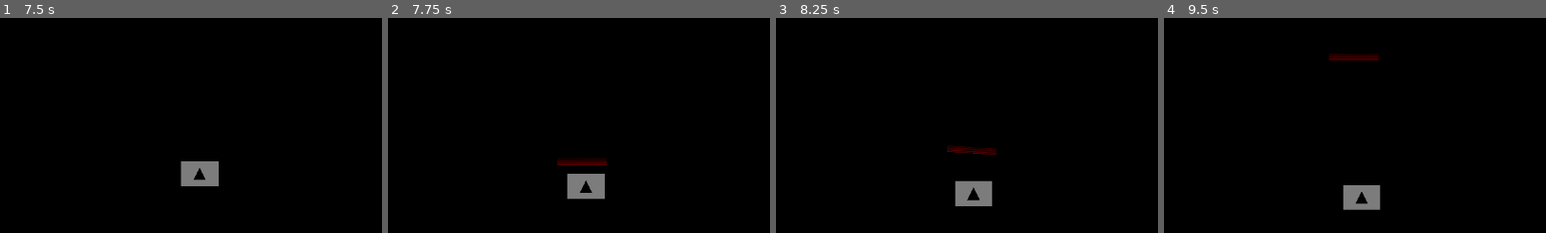
Above: before the commit, frames 1-4 (left to right).
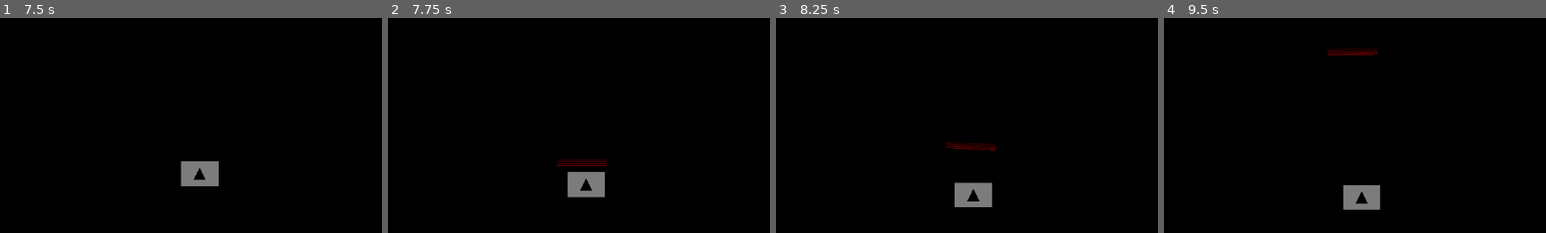
Above: after the commit, the same moments.

Repository: mojunikatowynick/PinkyCrusher
Game: Godot game, scene res://Scenes/main.tscn
The game is run twice, just before and just after one commit, with the same random seed, the same clock (stepped at 60 frames per second) and the same inputs.
Inputs:
- Up to frame 1 (7.5 s): hold W (Forward) 0.53-1.28 s; tap A (StrafeL) at 0.6, 3.6, 6.6 s; hold S (Back) 1.28-2.03 s; tap D (StrafeR) at 1.35, 4.35, 7.35 s; tap Enter at 2, 3.5, 7.25 s; hold W (Forward) 2.03-3.53 s; tap Q (TurnL) at 2.1, 5.1 s; tap Space at 2.75, 5 s; tap E (TurnR) at 2.85, 5.85 s; hold S (Back) 3.53-5.78 s; hold W (Forward) from 5.78 s (still down)
- Up to frame 2 (7.75 s): keep holding W (Forward)
- Up to frame 3 (8.25 s): release W (Forward) at 8.03 s; hold S (Back) from 8.03 s (still down); tap Q (TurnL) at 8.1 s
- Up to frame 4 (9.5 s): keep holding S (Back); tap E (TurnR) at 8.85 s
The pictures show only the part of the screen within x 24-74%, y 11-61%; the shares and areas given below are measured in that part.

Frame 1 is identical in both runs. In frame 2, 0.7% of the frame differs, in the area x 44-58%, y 65-85%; in frame 3, 0.7%, in the area x 44-58%, y 57-88%; in frame 4, 0.6%.

Commit message:
bounce fix

Diff:
--- a/Scenes/joe.gd
+++ b/Scenes/joe.gd
@@ -31,21 +31,18 @@
 		var tran_x = transform.x * Input.get_axis("StrafeL", "StrafeR")
 		var tran_y = transform.y * Input.get_axis("Forward", "Back")
 		var tran = tran_x + tran_y
-		#print(velocity.length())
 		velocity = tran.normalized() * joe_speed
 		rotation += rotation_direction * joe_turn_speed * delta
 
 func collider():
-	var vel = get_last_motion()
+
 	if get_slide_collision_count() > 0:
 		bounce = true
 		var collision = get_slide_collision(0)
 		if collision != null:
-			var bounce_dir = vel.bounce(collision.get_normal()).normalized()
-			move_and_collide(vel.bounce(collision.get_normal()))
-			await get_tree().create_timer(0.3).timeout
+			move_and_collide(velocity.bounce(collision.get_normal()).normalized())
+			await get_tree().create_timer(0.5).timeout
 			bounce = false
-			print(vel.bounce(collision.get_normal()), bounce_dir)
 
 
 #func collision_wall():
--- a/Scenes/joe.tscn
+++ b/Scenes/joe.tscn
@@ -16,6 +16,9 @@
 visibility_layer = 2
 collision_layer = 2
 collision_mask = 3
+motion_mode = 1
+slide_on_ceiling = false
+wall_min_slide_angle = 0.0
 script = ExtResource("1_svwbh")
 
 [node name="Polygon2D" type="Polygon2D" parent="."]
